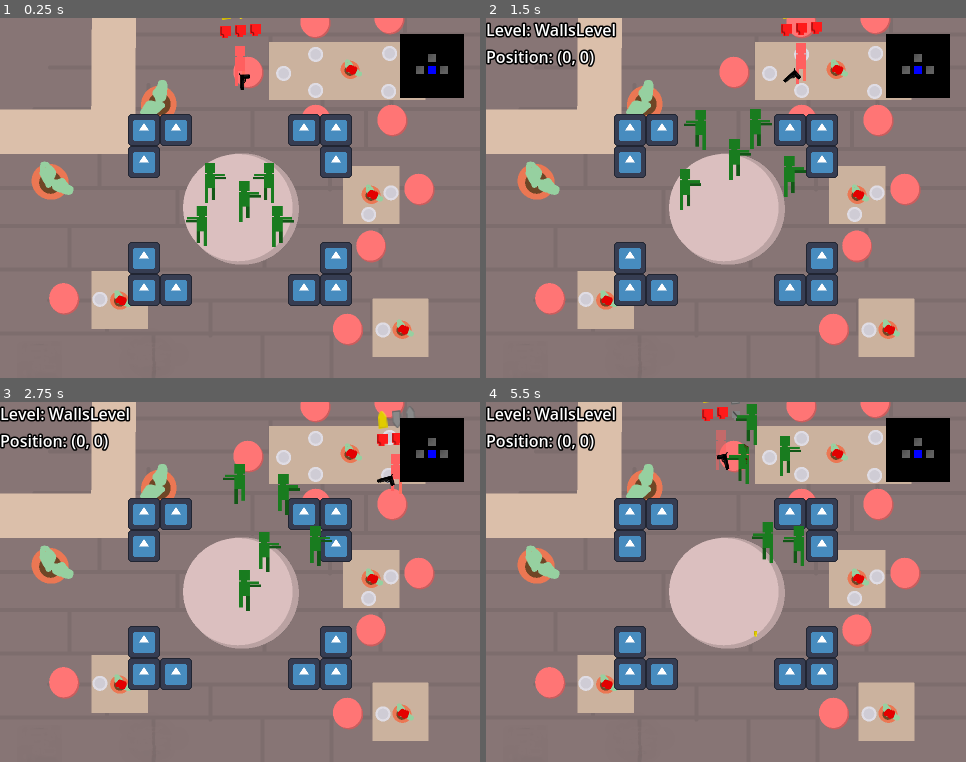
Above: before the commit, frames 1-4 (two rows, left to right).
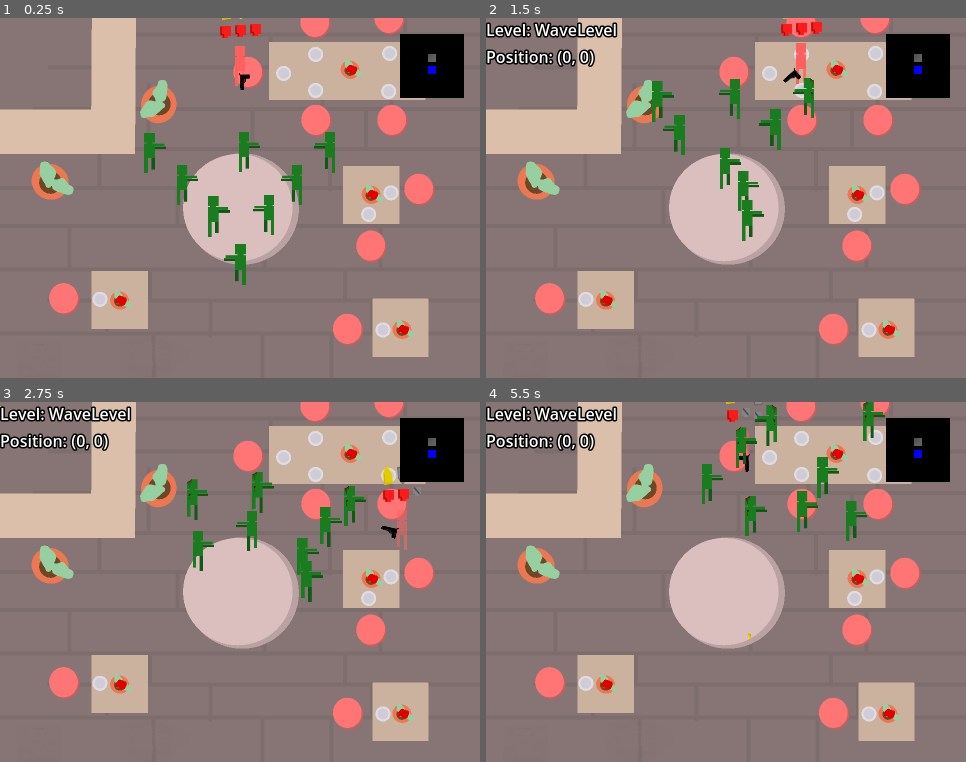
Above: after the commit, the same moments.

Repository: OgGhostJelly/Zombie-BurgerZ
Game: Godot game, scene res://objects/level_manager/level_manager.tscn
Same seed, same stepped clock (60 frames per second), same inputs: the game is played once before the commit and once after it. The engine's default icon, where the game draws it, is replaced by a stand-in: a white triangle on a blue panel in a dark square. Sound files missing from this copy of the repository are replaced by a short silence.
Inputs (mouse positions are in pixels of both pictures, inside the frame that each line leads up to):
- Up to frame 1 (0.25 s): no input
- Up to frame 2 (1.5 s): move the mouse to (831, 180) at 0.52 s; press the mouse at (831, 180) at 0.53 s; hold D (move_right) 0.53-1.28 s; move the mouse to (630, 216) at 1.27 s; release the mouse at (630, 216) at 1.28 s; hold S (move_down) from 1.28 s (still down); tap U (info) at 1.35 s
- Up to frame 3 (2.75 s): move the mouse to (288, 502) at 2.02 s; release S (move_down) at 2.03 s; press the mouse at (288, 502) at 2.03 s; hold D (move_right) from 2.03 s (still down)
- Up to frame 4 (5.5 s): move the mouse to (702, 654) at 2.77 s; release D (move_right) at 2.78 s; release the mouse at (702, 654) at 2.78 s; hold W (move_up) 2.78-3.53 s; tap U (info) at 2.85, 4.35 s; move the mouse to (870, 636) at 3.52 s; press the mouse at (870, 636) at 3.53 s; hold A (move_left) 3.53-5.03 s; move the mouse to (582, 528) at 4.27 s; release the mouse at (582, 528) at 4.28 s; move the mouse to (750, 582) at 5.02 s; press the mouse at (750, 582) at 5.03 s; hold S (move_down) from 5.03 s (still down)

The runs differ from the first frame. In frame 1, 9.7% of the frame differs, in the area x 26-94%, y 13-80%; in frame 2, 10%; in frame 3, 11%, in the area x 0-94%, y 1-80%; in frame 4, 11%.

Commit message:
Fixed bug where if no levels match certain criteria for generation it crashes

Diff:
--- a/objects/level_manager/level_manager.gd
+++ b/objects/level_manager/level_manager.gd
@@ -12,7 +12,7 @@
 
 
 func _ready() -> void:
-	try_generate_current_level()
+	add_level(current_position)
 
 	var arr: Array[Level.DoorType] = []
 
@@ -29,17 +29,16 @@
 	minimap.update_minimap(current_position, levels)
 
 
-func clear_current_level() -> void:
+func remove_current_level() -> void:
 	var level: Level = levels.get(current_position)
 	if is_instance_valid(level):
 		call_deferred(&"remove_child", level)
 
 
-func try_generate_current_level() -> void:
-	if not levels.has(current_position):
-		levels[current_position] = gen_level(current_position)
+func add_level(at: Vector2i) -> void:
+	var level = get_level(at)
 
-	call_deferred(&"add_child", levels[current_position])
+	call_deferred(&"add_child", level)
 
 	for bullet in get_tree().get_nodes_in_group(&"bullets"):
 		bullet.queue_free()
@@ -55,21 +54,24 @@
 
 
 func move_to(from: Level.DoorType, to: Vector2i) -> void:
-	clear_current_level()
+	remove_current_level()
 	update_player_position(from)
 
-	# We have to wait a process_frame for the players position to update
-	# or else they will enter multiple doors without getting their position reset.
+	# We want to spawn the level after the players position has been updated.
+	# since godot takes one frame to update the position of nodes, we wait.
 	await get_tree().process_frame
 
 	current_position = to
 
-	try_generate_current_level()
+	add_level(current_position)
 
 	minimap.update_minimap(current_position, levels)
 
 
-func gen_level(at: Vector2i) -> Level:
+func get_level(at: Vector2i) -> Level:
+	if levels.get(at):
+		return levels[at]
+
 	var obj: Level
 
 	for i in 32:
@@ -94,11 +96,33 @@
 		obj = value
 		break
 
+	# If no level is found, generate a default empty one.
+	if obj == null:
+		obj = preload("res://objects/levels/level.tscn").instantiate()
+
+		var up: Level = levels.get(at + Vector2i.UP)
+		if is_instance_valid(up):
+			obj.is_door_up = up.is_door_down
+
+		var down: Level = levels.get(at + Vector2i.DOWN)
+		if is_instance_valid(down):
+			obj.is_door_down = down.is_door_up
+
+		var left: Level = levels.get(at + Vector2i.LEFT)
+		if is_instance_valid(left):
+			obj.is_door_left = left.is_door_right
+
+		var right: Level = levels.get(at + Vector2i.RIGHT)
+		if is_instance_valid(right):
+			obj.is_door_right = right.is_door_left
+
 	obj.door_entered.connect(func(from):
 		if get_tree().get_nodes_in_group(&"enemies").size() > 0:
 			return
 
 		move_to(from, current_position + Level.DIRECTION[from]))
+
+	levels[at] = obj
 
 	return obj
 
Not shown, changed: README.md
